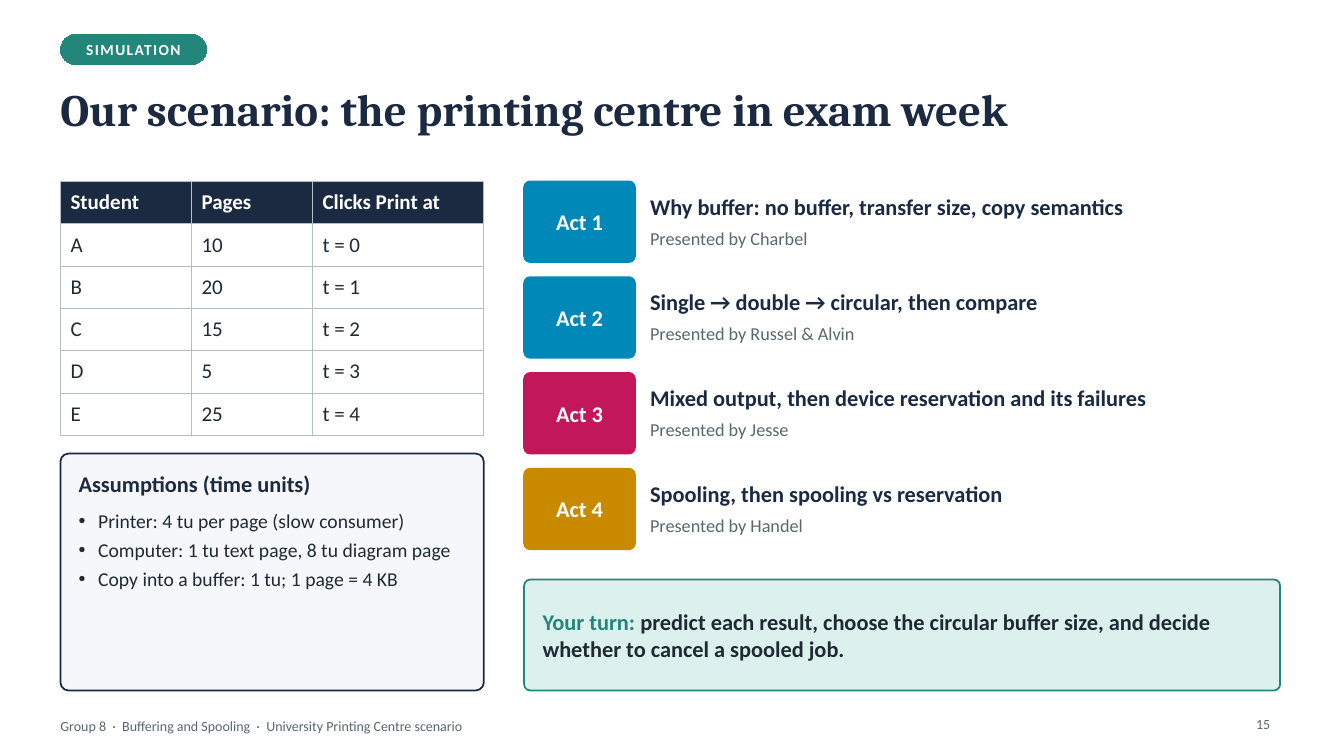
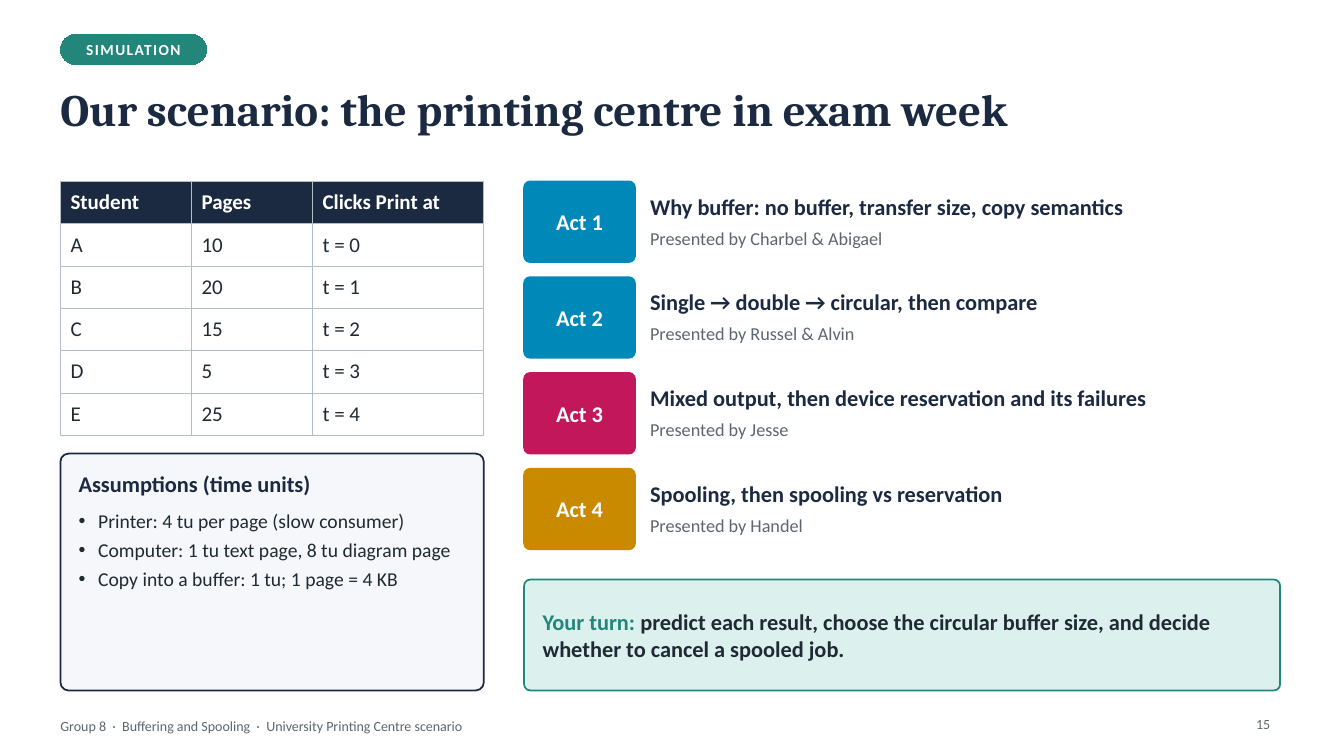
Before and after one commit to charbelngeti/buffering-and-spooling-simulation-project, a slide deck: slide 15 of Presentation/Buffering_and_Spooling_Presentation.pptx. Drawn at 1344x756 pixels with LibreOffice and Linux fonts; fonts in the diff are those of the drawing. Boxes give left, top, right and bottom in pixels: in the first picture for what was removed or moved away, otherwise in the second. Text is boxed around its words. In the diff, an @@ line names an element or a change of style, - is before the commit and + after.

Commit message:
Added in Abigael

```diff
--- a/Presentation/Buffering_and_Spooling_Presentation.pptx
+++ b/Presentation/Buffering_and_Spooling_Presentation.pptx
@@ text at [650,232,882,248]: text changed @@
-Presented by Charbel
+Presented by Charbel & Abigael
```
Also in this commit, not shown: 1 other slide changed, 5 other files.
